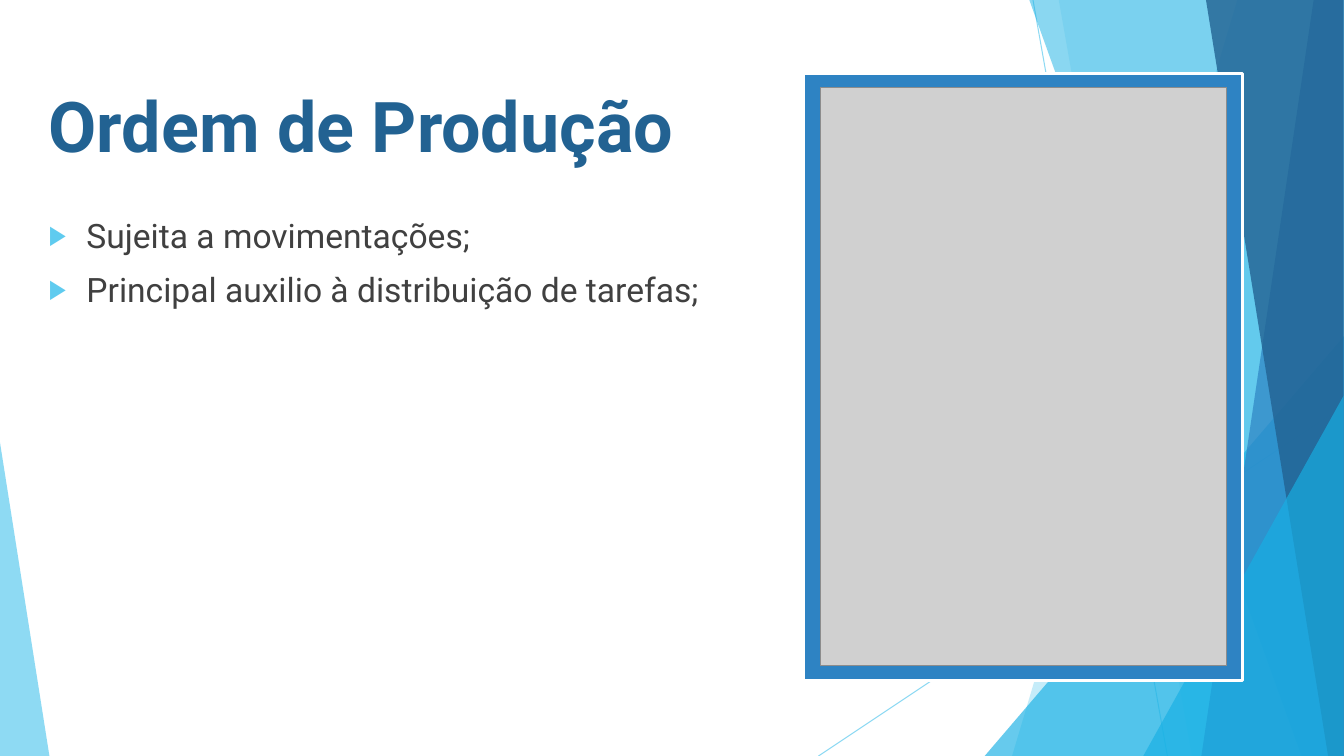
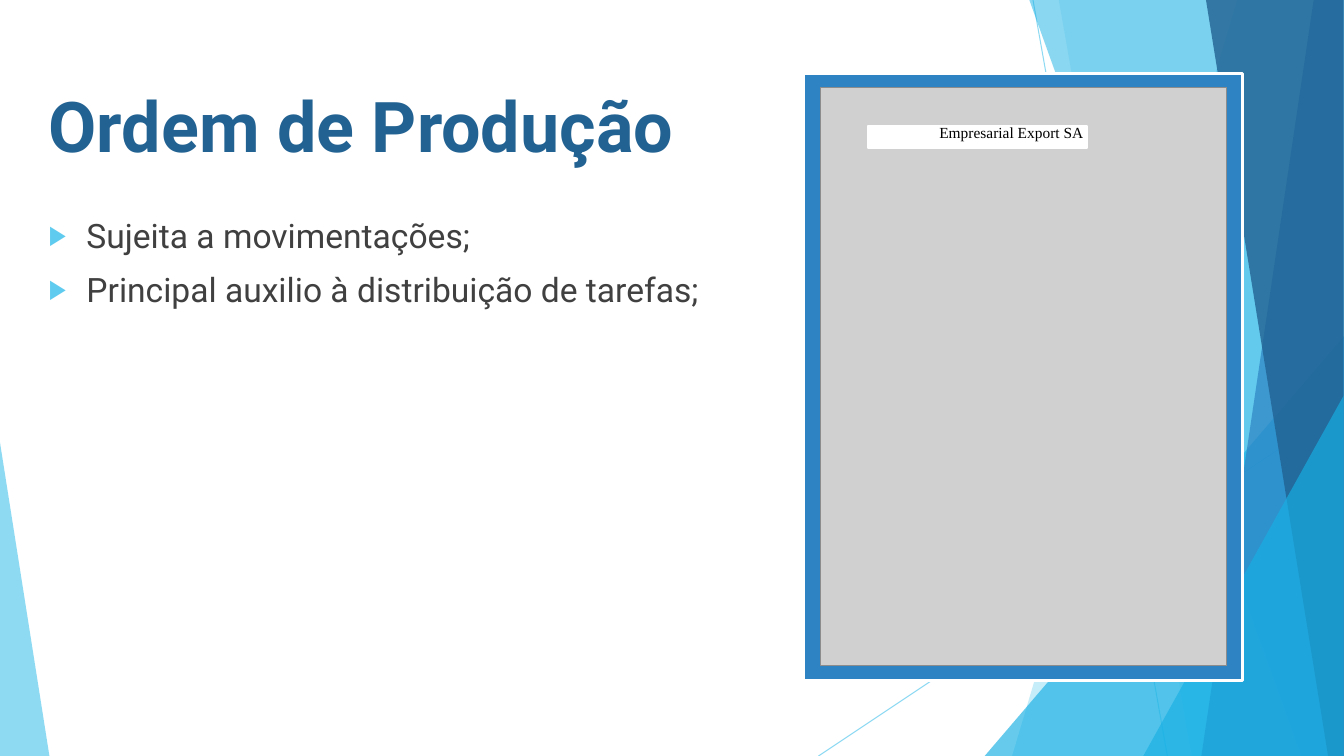
Before and after one commit to ruannicolini/Tear, a slide deck: slide 7 of Documentação/BALANCEAMENTO DE LINHA DE PRODUÇÃO.pptx. Drawn at 1344x756 pixels with LibreOffice and Linux fonts; fonts in the diff are those of the drawing; grey boxes stand for pictures. Boxes give left, top, right and bottom in pixels: in the first picture for what was removed or moved away, otherwise in the second. Text is boxed around its words. In the diff, an @@ line names an element or a change of style, - is before the commit and + after.

```diff
--- a/Documentação/BALANCEAMENTO DE LINHA DE PRODUÇÃO.pptx
+++ b/Documentação/BALANCEAMENTO DE LINHA DE PRODUÇÃO.pptx
@@ rectangle added at (868, 126, 1087, 148), fill #FFFFFF, outline #FFFFFF 1.5 pt @@
@@ text added at (939, 127, 1084, 142), 11 pt, text #000000 @@
+Empresarial Export SA
```
Also in this commit, not shown: 6 other slides changed, 2 slides added, 9 other files.
